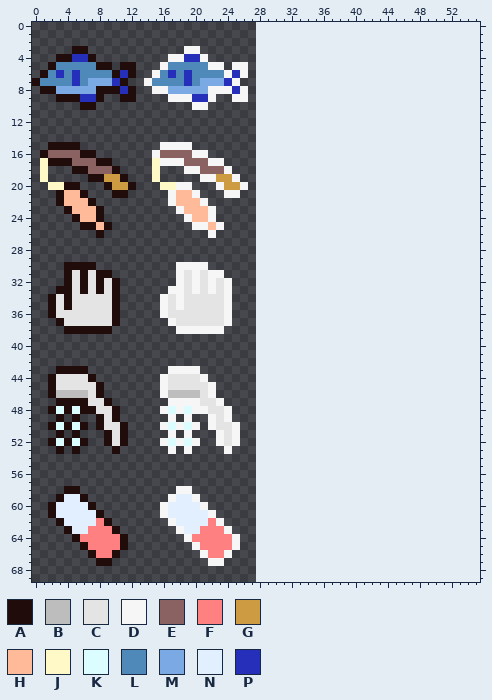
Two versions of one sprite sheet, src/assets/map/menus.png. Above: the version before the commit.
The file is 112x280 pixels, drawn in blocks of 4x4; one block is one cell here. Colours within 5 levels of each other are drawn and written as one. The old version is drawn lined up with the new one, on the new canvas.
Palette (. is transparent): A #210c0c  B #bdbdbd  C #e4e4e4  D #f6f6f6  E #8a6262  F #ff8080  G #cc9b42  H #ffbb99  J #fff8c7  K #dbfdff  L #4e89ba  M #7ba9e3  N #e2efff  P #252fba
Pixels before (only the part around the change), first column x 0:
 0 ........................................................
 1 ........................................................
 2 ........................................................
 3 .....AA............DD...................................
 4 ...AAPPA.........DDPPD..................................
 5 ..ALLLLLAA.AA...DLLLLLDD.DD.............................
 6 .ALPLPLLLLAPA..DLPLPLLLLDPD.............................
 7 ALLLLPLMMMPA..DLLLLPLMMMPD..............................
 8 .AAMMMMMAAAPA..DDMMMMMDDDPD.............................
 9 ...AAAPPA..AA....DDDPPD..DD.............................
10 ......AA............DD..................................
11 ........................................................
12 ........................................................
13 ........................................................
14 ........................................................
15 ..AAAA..........DDDD....................................
16 .AEEEEAA.......DEEEEDD..................................
After the commit:
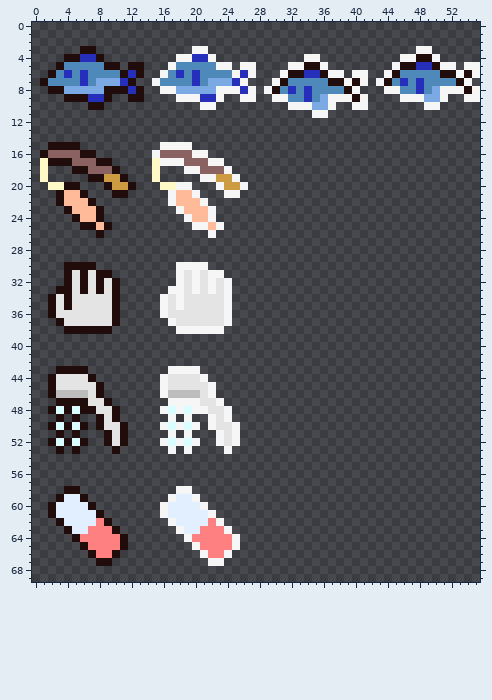
What changed:
canvas 28x70 -> 56x70
Changed rows in their new state; - is an unchanged pixel.
first column x 0:
 3 -----.-A-----------.-D--------------------------DD------
 4 ---.-A-PA--------.-D-PD-----------DD----------DDAAD-----
 5 --.A----L-A.-A--.D----L-D.-D----DDAAD--------DAAPPADD-DD
 6 -.ALPLP---LAPA-.DLPLP---LDPD---DAAPPADD-DD--DALLLLLAADAD
 7 .A---LPL--MPA-.D---LPL--MPD---DALLLLLAADAD-DALPLPLLLLAD-
 8 -.-A----M--APA-.-D----M--DPD-DALPLPLLLLAD---DDLLPLMDDDAD
 9 ---.--A-PA-.-A---.--D-PD-.-D--DDLLPLMDDDAD----DDDMMD--DD
10 ------.-A-----------.-D---------DDDMMD--DD-------DD-----
11 -----------------------------------DD-------------------
